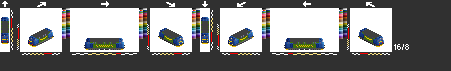
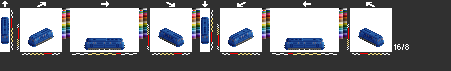
Comparing the layer stacks of the two 451 × 71 images. Changes:
hid "light" over (2, 35, 383, 45)
hid "nrfab1" over (1, 21, 383, 50)
